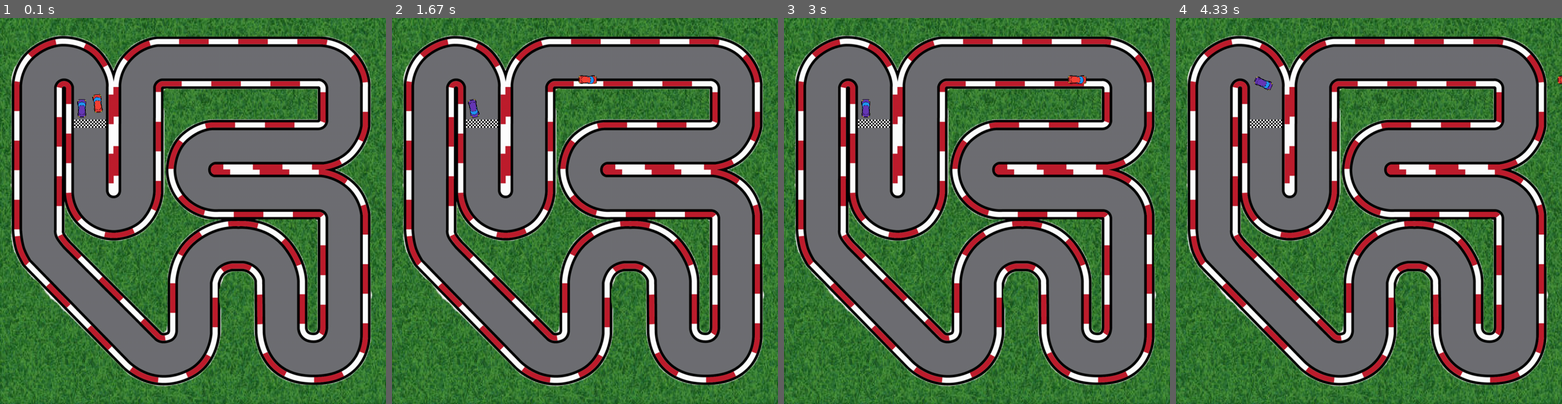
Above: before the commit, frames 1-4 (left to right).
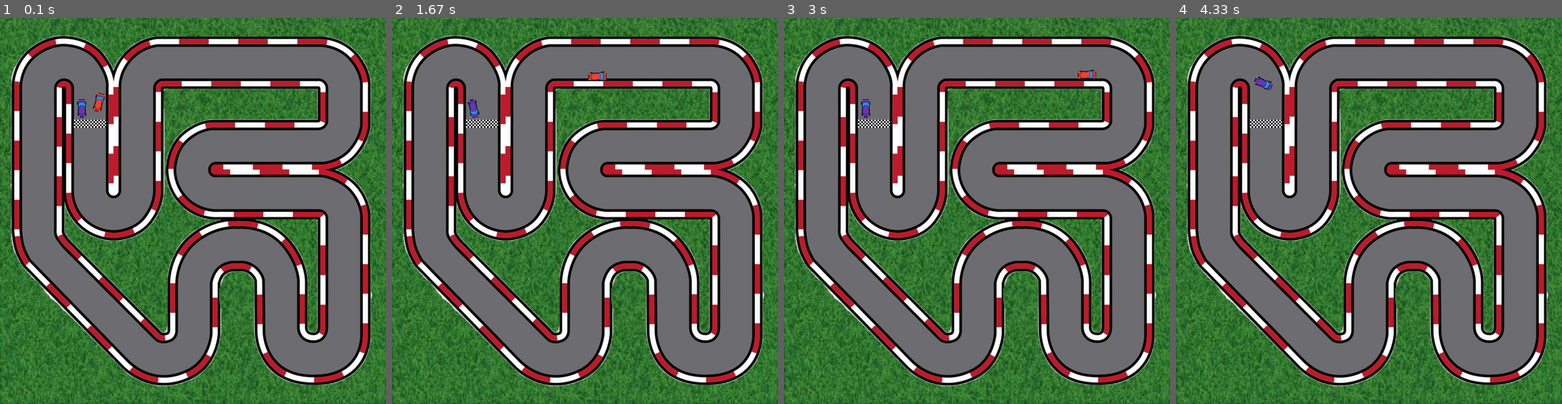
Above: after the commit, the same moments.

Repository: AmirmasoudCS/Pygame-Course
Game: pygame game, started from project_04/main.py
The game is run twice, just before and just after one commit, with the same random seed, the same clock (stepped at 60 frames per second) and the same inputs.
Inputs:
- Up to frame 1 (0.1 s): no input
- Up to frame 2 (1.67 s): hold D 0.33-0.8 s; hold D 1.17-1.63 s
- Up to frame 3 (3 s): hold A 1.67-2.2 s; hold A 2.57-2.97 s
- Up to frame 4 (4.33 s): hold W 3-3.37 s; hold D 3.4-4.03 s; hold S from 4.07 s (still down)

The runs differ from the first frame. In frame 1, less than 0.1% of the frame differs, in the area x 23-28%, y 19-25%; in frame 2, 0.2%; in frame 3, 0.2%, in the area x 73-81%, y 13-18%; in frame 4, less than 0.1%.

Commit message:
Adding a look ahead fiture in the algorithm to follow the path

Diff:
--- a/project_04/main.py
+++ b/project_04/main.py
@@ -181,10 +181,17 @@
         if self.current_point >= len(self.path):
             self.current_point = 0
 
-        target_x, target_y = self.path[self.current_point]
+        if self.current_point >= len(self.path):
+            self.current_point = 0
+
+        look_ahead = 5
+        target_index = (self.current_point + look_ahead) % len(self.path)
+
+        target_x, target_y = self.path[target_index]
 
         dx = target_x - self.x
         dy = target_y - self.y
+
         distance = math.hypot(dx, dy)
 
         if distance < 15:
@@ -203,7 +210,6 @@
             self.angle -= min(self.rotation_vel, -angle_difference)
 
         self.vel = min(self.vel + self.acceleration, self.max_vel)
-
         self.move()
 
     def draw(self, win):
